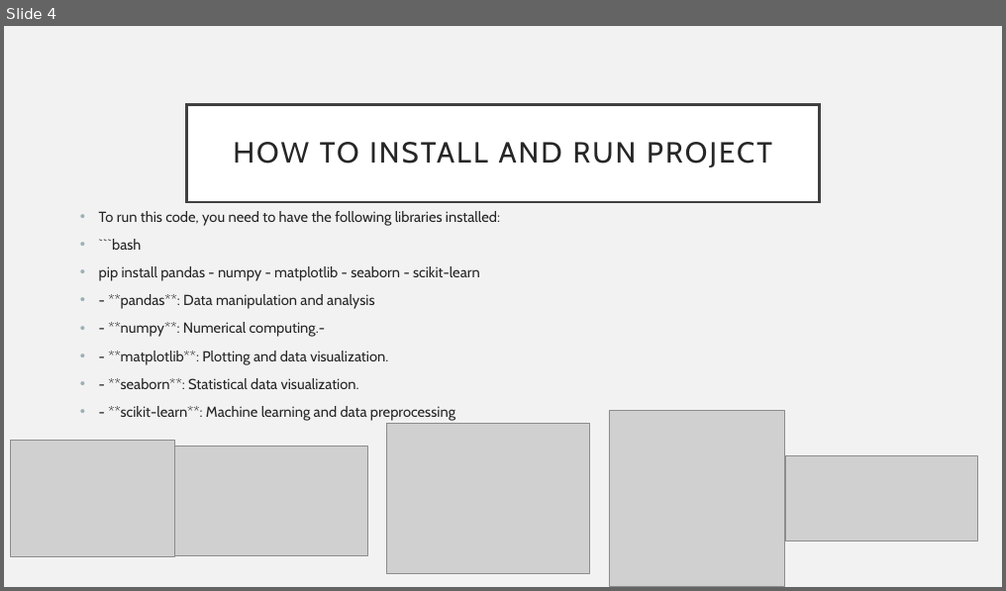
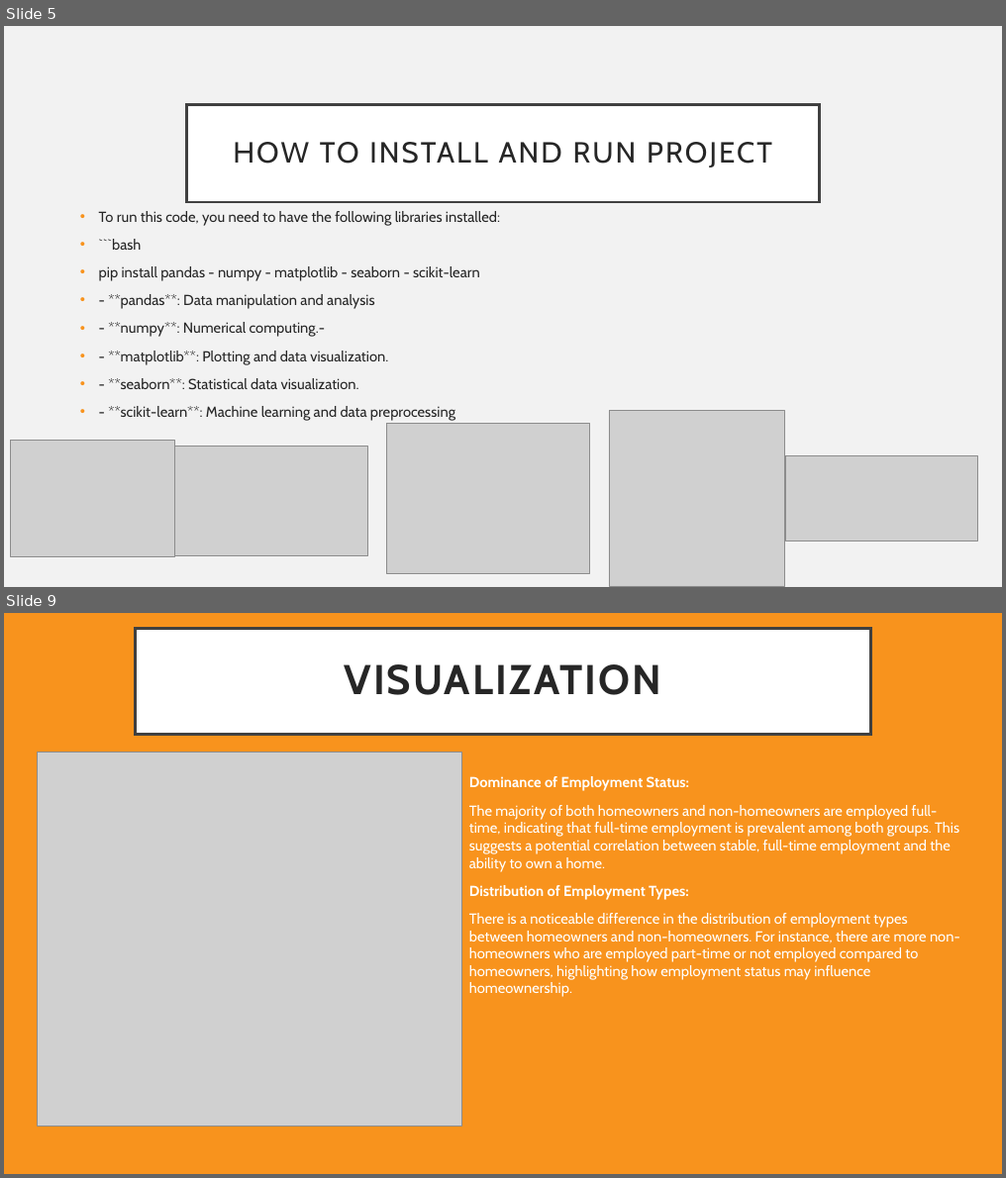
Before and after one commit to LachlanPotter33/Proj-4-Group-3, a slide deck: Presentation.pptx. Shown one above the other, each under a label of ours: slide 4 before the commit, slides 5 and 9 after it; the slides between them are not shown. The pictures are 1006x591 and 1006x1178 pixels, drawn with LibreOffice and Linux fonts; fonts in the diff are those of the drawing; grey boxes stand for pictures. Boxes give left, top, right and bottom in pixels: in the first picture for what was removed or moved away, otherwise in the second. Text is boxed around its words. In the diff, an @@ line names an element or a change of style, - is before the commit and + after.

```diff
--- a/Presentation.pptx
+++ b/Presentation.pptx
@@ slide 9 added at box(4, 613, 1002, 1174), background #F8931D @@
@@ title added at box(135, 629, 871, 735), fill #FFFFFF, outline #404040 3 pt, 40 pt, text #262626, bold @@
+VISUALIZATION
@@ picture added at box(37, 753, 461, 1127) @@
@@ text added at box(469, 776, 960, 997), 14 pt, text #FFFFFF @@
+Dominance of Employment Status:
+The majority of both homeowners and non-homeowners are employed full-time, indicating that full-time employment is prevalent among both groups. This suggests a potential correlation between stable, full-time employment and the ability to own a home.
+Distribution of Employment Types:
+There is a noticeable difference in the distribution of employment types between homeowners and non-homeowners. For instance, there are more non-homeowners who are employed part-time or not employed compared to homeowners, highlighting how employment status may influence homeownership.
@@ what was slide 4 is now slide 5 @@
@@ slide 5 changed as well @@
@@ text "To run this code, you ..." at box(99, 211, 500, 421): bullet colour #9BAFB5 to #F8931D @@
```
Also in this commit, not shown: 11 other slides changed, 10 other slides added, 3 slides removed, 5 other files.
